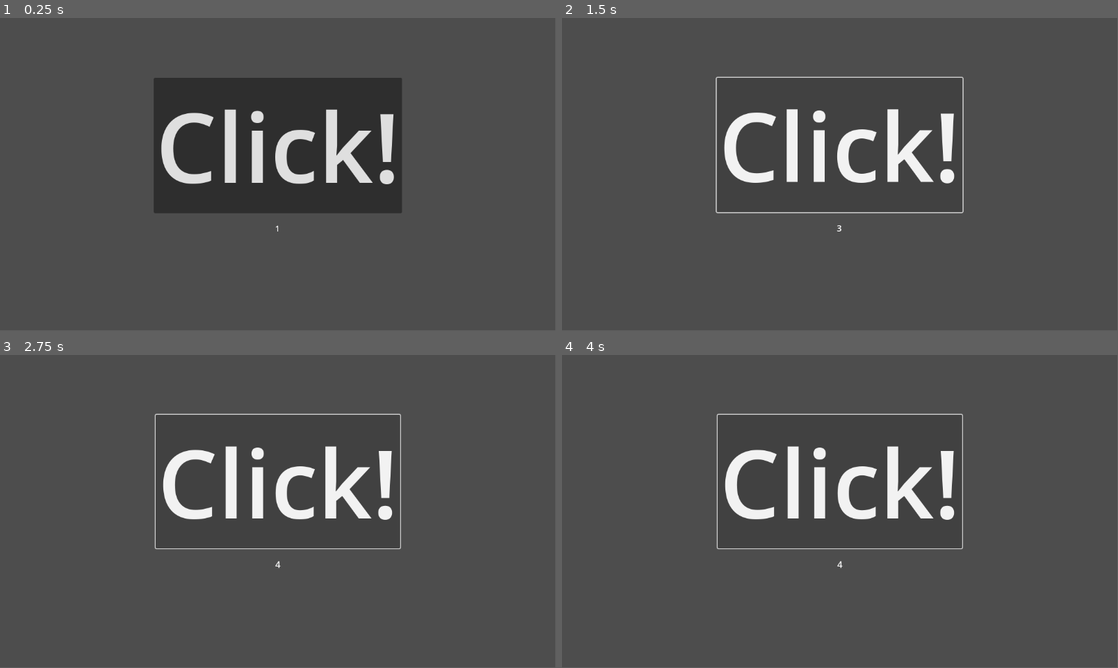
Above: before the commit, frames 1-4 (two rows, left to right).
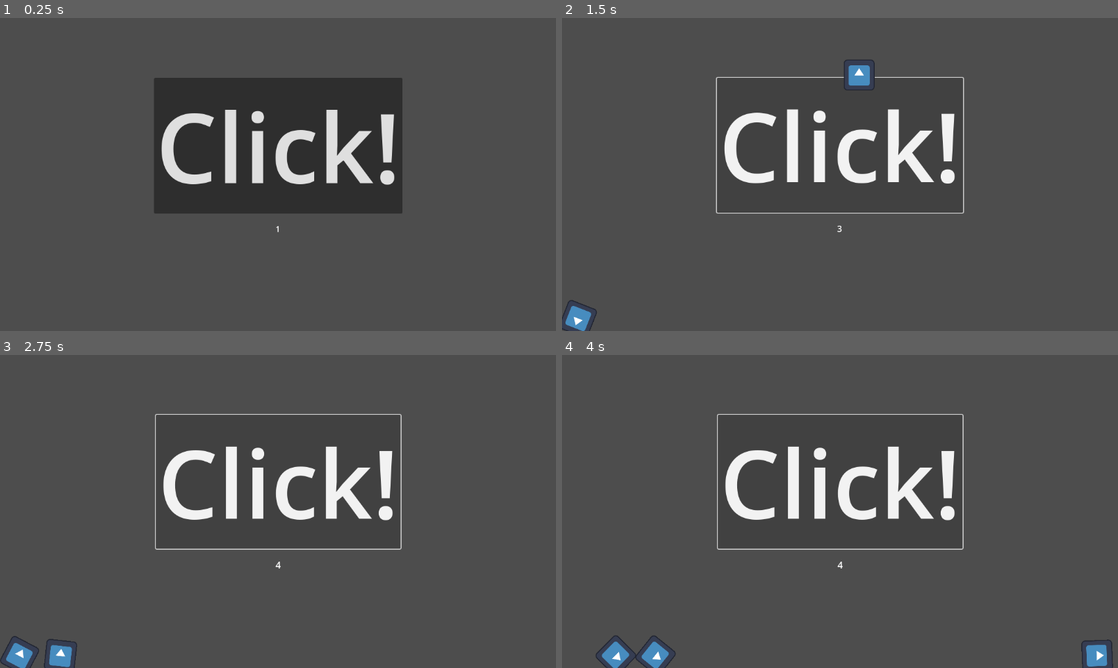
Above: after the commit, the same moments.

Repository: nanodeath/godot-ci-template
Game: Godot game, scene res://game.tscn
Same seed, same stepped clock (60 frames per second), same inputs: the game is played once before the commit and once after it. The engine's default icon, where the game draws it, is replaced by a stand-in: a white triangle on a blue panel in a dark square.
Inputs (mouse positions are in pixels of both pictures, inside the frame that each line leads up to):
- Up to frame 1 (0.25 s): no input
- Up to frame 2 (1.5 s): click "Click!" at 0.5 s; click "Click!" at 1.25 s
- Up to frame 3 (2.75 s): click "Click!" at 2 s
- Up to frame 4 (4 s): move the mouse to (962, 495) at 2.77 s; move the mouse to (728, 527) at 3.52 s
In our replay, the window is 799x449 before the commit and 800x450 after it. These sizes can differ from the game's own. Grey fills any space a smaller window leaves; there, only what the larger window draws over its background counts as a difference.

The runs differ from the first frame. In frame 1, 0.6% of the frame differs, in the area x 29-71%, y 29-69%; in frame 2, 1.7%; in frame 3, 1.8%; in frame 4, 2.1%, in the area x 6-100%, y 18-100%.

Commit message:
Add random ball and fixing resolution stuff.

Diff:
--- /dev/null
+++ b/clicky-clicker/ball.tscn
@@ -0,0 +1,16 @@
+[gd_scene load_steps=3 format=3 uid="uid://diqkvg371f5fh"]
+
+[ext_resource type="Texture2D" uid="uid://w3mcv0pw4kf6" path="res://icon.svg" id="1_xt3hu"]
+
+[sub_resource type="CircleShape2D" id="CircleShape2D_syo33"]
+radius = 32.0
+
+[node name="Ball" type="RigidBody2D"]
+mass = 2.0
+
+[node name="Sprite2D" type="Sprite2D" parent="."]
+scale = Vector2(0.5, 0.5)
+texture = ExtResource("1_xt3hu")
+
+[node name="CollisionShape2D" type="CollisionShape2D" parent="."]
+shape = SubResource("CircleShape2D_syo33")
--- a/clicky-clicker/game.gd
+++ b/clicky-clicker/game.gd
@@ -1,7 +1,12 @@
 class_name Game extends Control
+
+## Seconds before the ball starts to decay.
+@export_range(1, 20) var ball_lifetime: float
 
 @onready var click_button: Button = $VBoxContainer/ClickButton
 @onready var counter_label: RichTextLabel = $VBoxContainer/CounterLabel
+
+const BALL = preload("res://ball.tscn")
 
 # Called when the node enters the scene tree for the first time.
 func _ready():
@@ -20,6 +25,22 @@
 	var counter_value: = counter_label.text.to_int()
 	counter_label.text = str(counter_value + 1)
 
+	# Create a random "ball" for the lulz
+	var ball := BALL.instantiate()
+	var velocity := Vector2(1000, 0).rotated(randf() * 2 * PI)
+	ball.linear_velocity = velocity
+	add_child(ball)
+	ball.global_position = get_global_mouse_position()
+
+	# Fade the ball out to a random transparent color after a while
+	var timer := get_tree().create_timer(ball_lifetime)
+	timer.timeout.connect(func():
+		var tween = get_tree().create_tween()
+		var color := Color(randf(), randf(), randf(), 0)
+		tween.tween_property(ball, "modulate", color, 1)
+		tween.tween_callback(func(): ball.queue_free())
+	)
+
 # Called every frame. 'delta' is the elapsed time since the previous frame.
 func _process(delta):
 	pass
--- a/clicky-clicker/game.tscn
+++ b/clicky-clicker/game.tscn
@@ -42,6 +42,14 @@
 stream_11/stream = ExtResource("5_66fhy")
 stream_11/weight = 1.0
 
+[sub_resource type="WorldBoundaryShape2D" id="WorldBoundaryShape2D_eakt2"]
+
+[sub_resource type="WorldBoundaryShape2D" id="WorldBoundaryShape2D_c3v73"]
+normal = Vector2(1, 0)
+
+[sub_resource type="WorldBoundaryShape2D" id="WorldBoundaryShape2D_b86mr"]
+normal = Vector2(-1, 0)
+
 [node name="Control" type="Control"]
 layout_mode = 3
 anchors_preset = 15
@@ -50,6 +58,7 @@
 grow_horizontal = 2
 grow_vertical = 2
 script = ExtResource("1_objr7")
+ball_lifetime = 5.0
 
 [node name="VBoxContainer" type="VBoxContainer" parent="."]
 custom_minimum_size = Vector2(400, 400)
@@ -82,4 +91,22 @@
 [node name="AudioStreamPlayer" type="AudioStreamPlayer" parent="."]
 stream = SubResource("AudioStreamRandomizer_odt3j")
 
+[node name="Floor" type="StaticBody2D" parent="."]
+
+[node name="CollisionShape2D" type="CollisionShape2D" parent="Floor"]
+position = Vector2(637, 654)
+shape = SubResource("WorldBoundaryShape2D_eakt2")
+
+[node name="LeftWall" type="StaticBody2D" parent="."]
+
+[node name="CollisionShape2D" type="CollisionShape2D" parent="LeftWall"]
+position = Vector2(0, 300)
+shape = SubResource("WorldBoundaryShape2D_c3v73")
+
+[node name="RightWall" type="StaticBody2D" parent="."]
+
+[node name="CollisionShape2D" type="CollisionShape2D" parent="RightWall"]
+position = Vector2(1152, 300)
+shape = SubResource("WorldBoundaryShape2D_b86mr")
+
 [connection signal="pressed" from="VBoxContainer/ClickButton" to="AudioStreamPlayer" method="play"]
--- a/clicky-clicker/project.godot
+++ b/clicky-clicker/project.godot
@@ -16,6 +16,10 @@
 config/features=PackedStringArray("4.2", "Mobile")
 config/icon="res://icon.svg"
 
+[display]
+
+window/stretch/mode="viewport"
+
 [rendering]
 
 renderer/rendering_method="mobile"
Not shown: 1 places in clicky-clicker/game.tscn that only renumber resources
